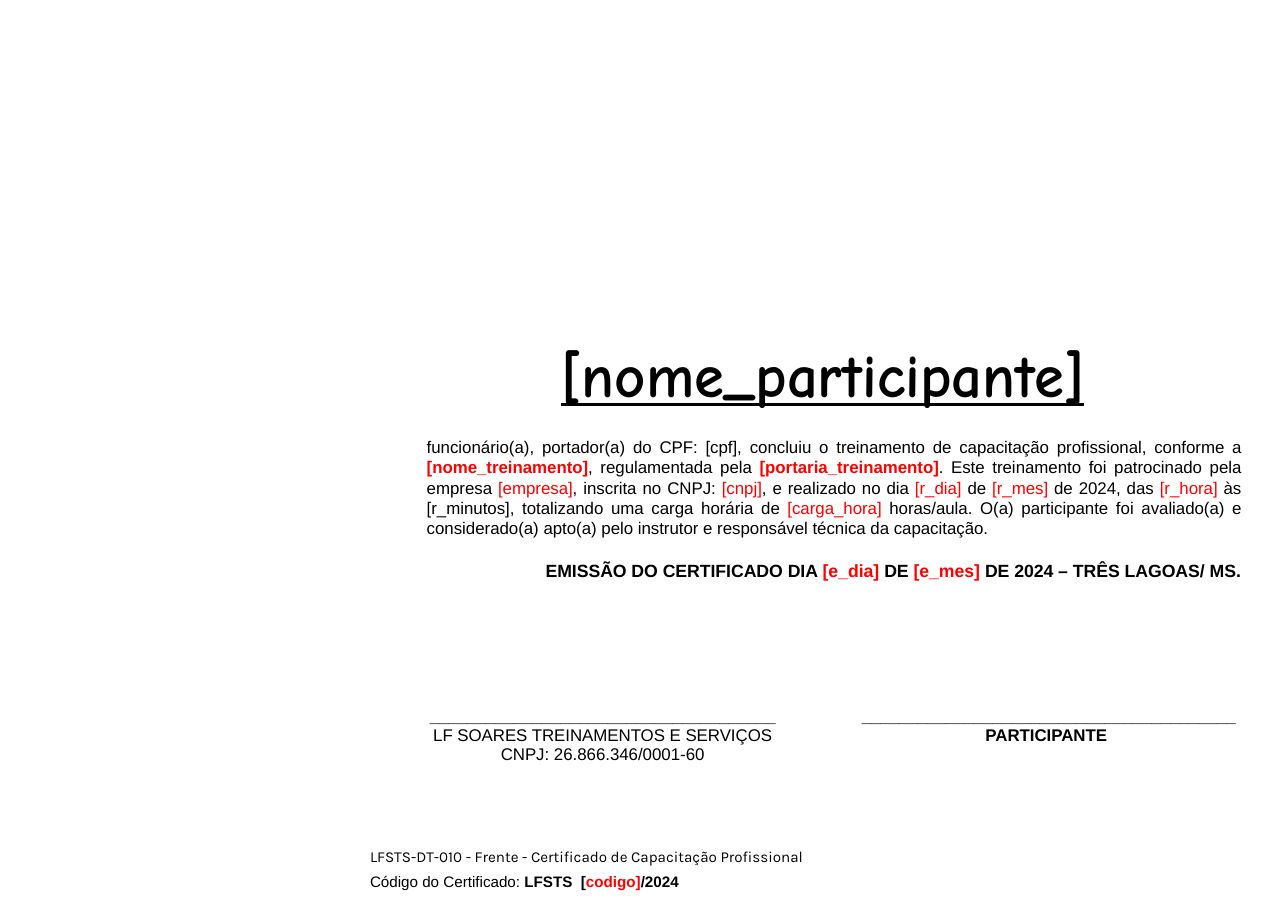
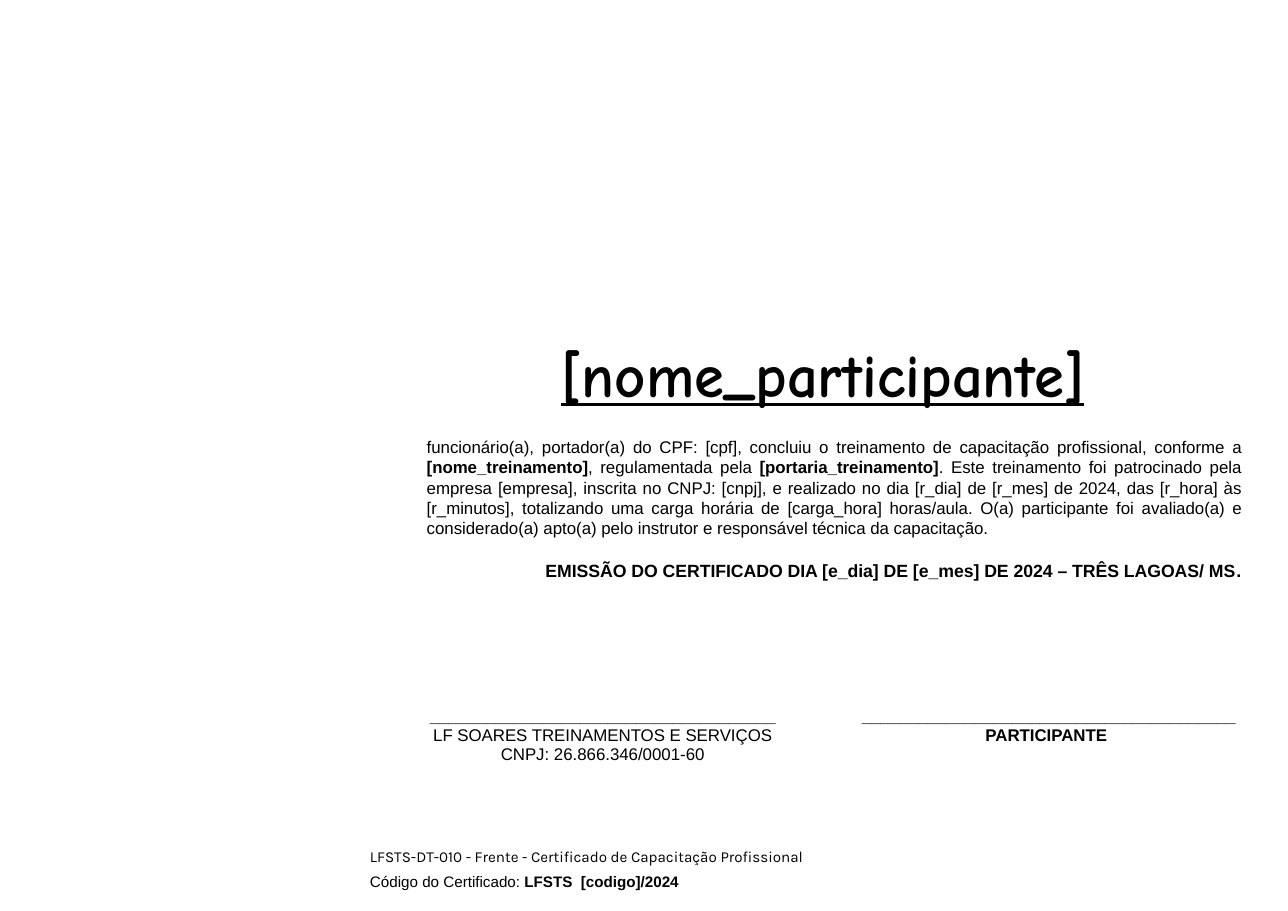
Before and after one commit to Programateca/lfsoares-front, a slide deck: slide 1 of public/templates/certificado-frente-verso.pptx. Drawn at 1288x911 pixels with LibreOffice and Linux fonts; fonts in the diff are those of the drawing; background and template pictures are left out. Boxes give left, top, right and bottom in pixels: in the first picture for what was removed or moved away, otherwise in the second. Text is boxed around its words. In the diff, an @@ line names an element or a change of style, - is before the commit and + after.

Commit message:
chore: change font red color to black

```diff
--- a/public/templates/certificado-frente-verso.pptx
+++ b/public/templates/certificado-frente-verso.pptx
@@ text "funcionário(a), portador(a) do CPF: [cpf], ..." at box(427, 440, 1242, 581): text colour #FF0000 to #000000 in "[nome_treinamento], [portaria_treinamento]. [empresa], [cnpj ...", "[e_dia] [e_mes]" @@
@@ text "Código do Certificado: LFSTS [codigo]/2024" at box(370, 875, 679, 891): text colour #FF0000 to #000000 in "[codigo]/2024" @@
```
Also in this commit, not shown: 1 other slide changed.
